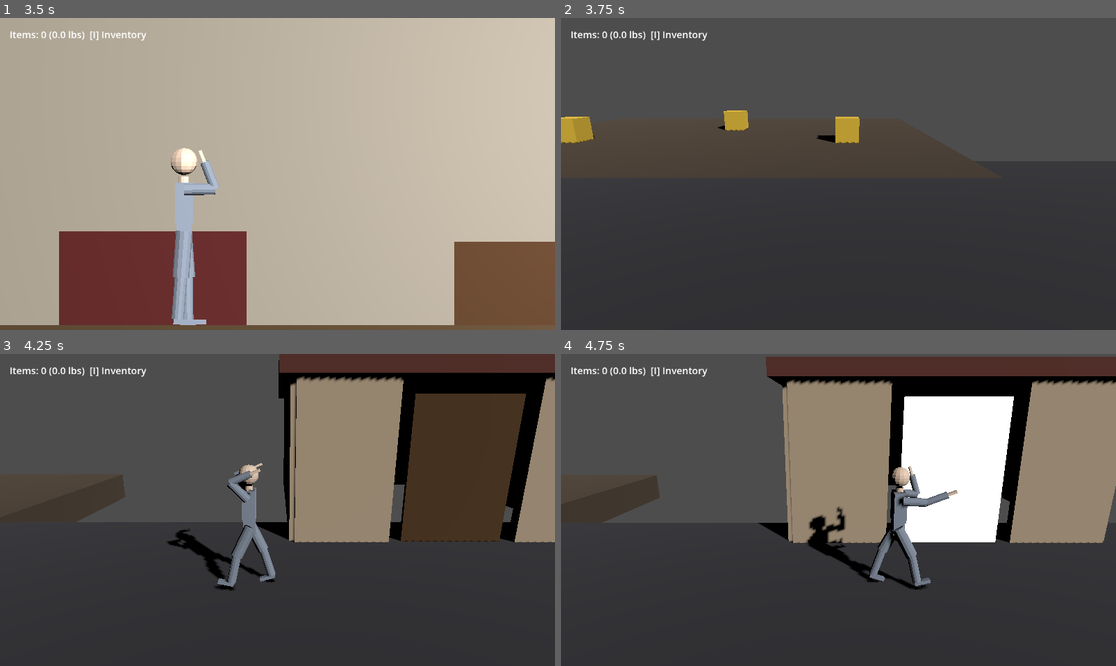
Above: before the commit, frames 1-4 (two rows, left to right).
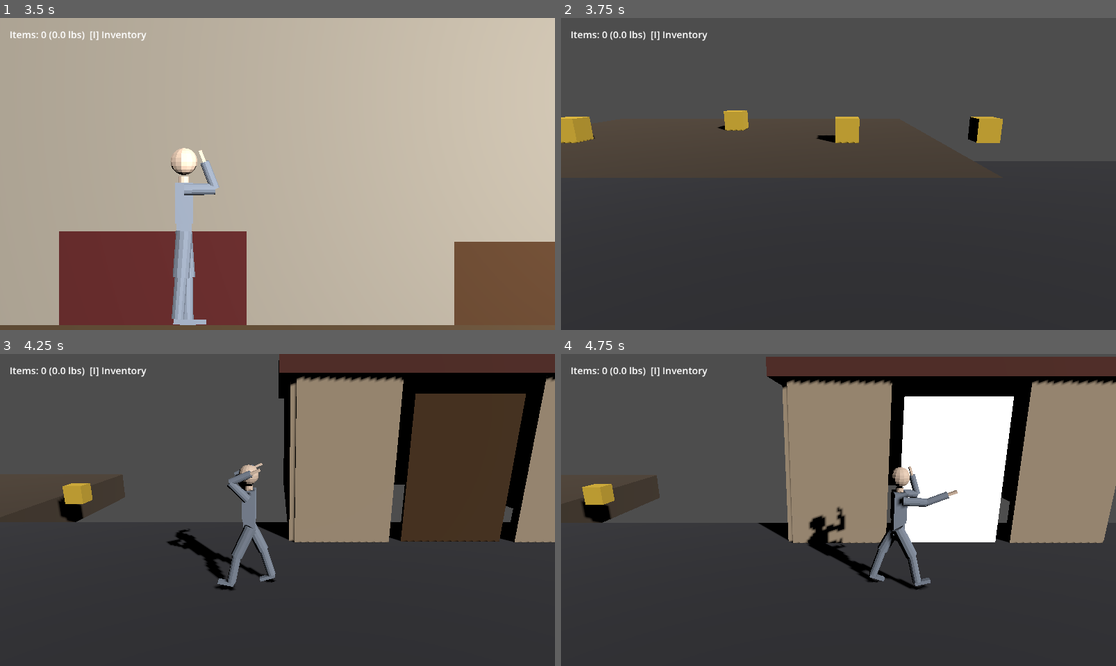
Above: after the commit, the same moments.

Repository: Natkiio/union-city-3d-remake
Game: Godot game, scene res://scenes/house/house_interior.tscn
The game is run twice, just before and just after one commit, with the same random seed, the same clock (stepped at 60 frames per second) and the same inputs. This scene is started directly instead of the project's main scene.
Inputs (mouse positions are in pixels of both pictures, inside the frame that each line leads up to):
- Up to frame 1 (3.5 s): tap Enter at 0.5 s; move the mouse to (249, 236) at 0.52 s; hold D (move_right) 0.53-2.03 s; tap Space (attack) at 0.6, 2.3, 2.85 s; tap 1 (equip_fists, bound only after the commit) at 0.8, 1.35, 3.05 s; move the mouse to (444, 220) at 1.27 s; tap 2 (equip_pistol, bound only after the commit) at 1.55, 2.1 s; move the mouse to (111, 127) at 2.02 s; hold A (move_left) from 2.03 s (still down); move the mouse to (305, 174) at 2.77 s
- Up to frame 2 (3.75 s): keep holding A (move_left); move the mouse to (755, 96) at 3.52 s; tap E (interact) at 3.6 s
- Up to frame 3 (4.25 s): keep holding A (move_left); tap 2 (equip_pistol, bound only after the commit) at 3.8 s
- Up to frame 4 (4.75 s): move the mouse to (960, 494) at 4.27 s; release A (move_left) at 4.28 s; hold D (move_right) from 4.28 s (still down); tap 1 (equip_fists, bound only after the commit) at 4.35 s; tap Space (attack) at 4.55 s

Frame 1 is identical in both runs. In frame 2, 0.5% of the frame differs, in the area x 73-80%, y 31-41%; in frame 3, 0.5%; in frame 4, 0.6%, in the area x 3-10%, y 41-55%.

Commit message:
Add a mouse-aimed pistol: pick it up, equip it, shoot
Implements the top item from the Project Board backlog (ranged
weapon, limited ammo, pulled from inventory).

- New scripts/bullet.gd + scenes/weapons/bullet.tscn: a small Area3D
  that travels in a straight line at a fixed speed/direction set at
  spawn time, damages the first body with take_damage() it touches,
  and self-frees on hit or after a timeout.
- scripts/player.gd: new equipped_weapon state ("fist"/"pistol"),
  switched with equip_fists/equip_pistol (keys 1/2, pistol only
  equippable once Inventory has one). While the pistol is equipped,
  the right arm is held fully extended (forearm bend 0) instead of
  the boxing guard tuck, and its pitch still continuously follows
  aim_pitch every frame via the existing mouse-aim system -- so the
  arm visibly points at the cursor at all times, not just on a punch.
  _fire_pistol() reconstructs the aim direction from the same
  facing_dir/aim_pitch that drives the arm pose (_aim_direction()),
  so the bullet always flies exactly where the arm/cursor is pointing.
  Consumes one "Pistol Ammo" from Inventory per shot; does nothing
  (logs out of ammo) if there isn't one.
- project.godot: equip_fists (key 1) / equip_pistol (key 2) input
  actions.
- scenes/main.tscn: added a "Pistol" loot crate (LootCrate4) next to
  the existing "Pistol Ammo" crate so the weapon is actually
  obtainable in a normal playthrough.

Verified headless end-to-end: picked up Pistol + 5x Pistol Ammo,
equipped the pistol, confirmed the right arm fully extends (hand-
shoulder X delta 0.577 vs the ~0.05 guard-tuck distance) and still
tracks aim pitch; fired at a zombie placed along the computed aim
direction and confirmed the bullet travelled there via real physics
steps and dealt exactly 15 damage (50 -> 35 HP), ammo went 5 -> 4;
switched back to fists afterward and confirmed the guard/forearm
bend pose returned (no longer fully straight). Reran main.tscn and
house_interior.tscn regressions clean, and git diff on main.tscn
showed only the intended crate addition (no editor transform drift).

Diff:
--- a/project.godot
+++ b/project.godot
@@ -56,6 +56,16 @@
 "events": [Object(InputEventKey,"resource_local_to_scene":false,"resource_name":"","device":16,"window_id":0,"alt_press …(189 unchanged characters)…
 ]
 }
+equip_fists={
+"deadzone": 0.5,
+"events": [Object(InputEventKey,"resource_local_to_scene":false,"resource_name":"","device":16,"window_id":0,"alt_pressed":false,"shift_pressed":false,"ctrl_pressed":false,"meta_pressed":false,"pressed":true,"keycode":49,"physical_keycode":0,"key_label":0,"unicode":0,"location":0,"echo":false,"script":null)
+]
+}
+equip_pistol={
+"deadzone": 0.5,
+"events": [Object(InputEventKey,"resource_local_to_scene":false,"resource_name":"","device":16,"window_id":0,"alt_pressed":false,"shift_pressed":false,"ctrl_pressed":false,"meta_pressed":false,"pressed":true,"keycode":50,"physical_keycode":0,"key_label":0,"unicode":0,"location":0,"echo":false,"script":null)
+]
+}
 
 [physics]
 
--- a/scenes/main.tscn
+++ b/scenes/main.tscn
@@ -74,6 +74,11 @@
 item_name = "Pistol Ammo"
 item_weight = 0.3
 
+[node name="LootCrate4" parent="." unique_id=629044189 instance=ExtResource("3")]
+transform = Transform3D(1, 0, 0, 0, 1, 0, 0, 0, 1, 16, 0.25, -5)
+item_name = "Pistol"
+item_weight = 1.5
+
 [node name="HouseExterior" parent="." unique_id=1696498767 instance=ExtResource("6")]
 transform = Transform3D(1, 0, 0, 0, 1, 0, 0, 0, 1, 25, 0, -1.8)
 
--- /dev/null
+++ b/scenes/weapons/bullet.tscn
@@ -0,0 +1,25 @@
+[gd_scene load_steps=4 format=3 uid="uid://d8f3k2bullet"]
+
+[ext_resource type="Script" path="res://scripts/bullet.gd" id="1"]
+
+[sub_resource type="SphereShape3D" id="SphereShape3D_1"]
+radius = 0.08
+
+[sub_resource type="SphereMesh" id="SphereMesh_1"]
+radius = 0.06
+height = 0.12
+
+[sub_resource type="StandardMaterial3D" id="StandardMaterial3D_1"]
+albedo_color = Color(1, 0.85, 0.1, 1)
+emission_enabled = true
+emission = Color(1, 0.7, 0.1, 1)
+
+[node name="Bullet" type="Area3D"]
+script = ExtResource("1")
+
+[node name="CollisionShape3D" type="CollisionShape3D" parent="."]
+shape = SubResource("SphereShape3D_1")
+
+[node name="MeshInstance3D" type="MeshInstance3D" parent="."]
+mesh = SubResource("SphereMesh_1")
+surface_material_override/0 = SubResource("StandardMaterial3D_1")
--- /dev/null
+++ b/scripts/bullet.gd
@@ -0,0 +1,34 @@
+extends Area3D
+## Straight-line pistol bullet. Travels at a fixed velocity along the
+## direction it was fired with (set by the shooter at spawn time, from
+## the same mouse-aim data that drives the arm pose) until it hits
+## something with take_damage(), or times out.
+
+const SPEED: float = 30.0
+const DAMAGE: float = 15.0
+const LIFETIME: float = 1.5
+
+var direction: Vector3 = Vector3.RIGHT
+var _shooter: Node = null
+var _age: float = 0.0
+
+func setup(dir: Vector3, shooter: Node) -> void:
+	direction = dir
+	_shooter = shooter
+
+func _ready() -> void:
+	body_entered.connect(_on_body_entered)
+
+func _physics_process(delta: float) -> void:
+	_age += delta
+	if _age >= LIFETIME:
+		queue_free()
+		return
+	global_position += direction * SPEED * delta
+
+func _on_body_entered(body: Node) -> void:
+	if body == _shooter:
+		return # never hit whoever fired it
+	if body.has_method("take_damage"):
+		body.take_damage(DAMAGE)
+		queue_free()
--- a/scripts/player.gd
+++ b/scripts/player.gd
@@ -23,6 +23,8 @@
 const GUARD_FOREARM_BEND_DEG: float = 110.0
 const PUNCH_DURATION: float = 0.3
 
+const PISTOL_COOLDOWN_TIME: float = 0.3
+
 var health: float = MAX_HEALTH
 var is_dead: bool = false
 var attack_cooldown: float = 0.0
@@ -35,6 +37,11 @@
 var is_punching: bool = false
 var punch_timer: float = 0.0
 var punch_did_hit: bool = false
+
+## "fist" (default boxing guard) or "pistol". Switches with equip_fists
+## / equip_pistol; pistol only equippable once the item is in Inventory.
+var equipped_weapon: String = "fist"
+const BulletScene := preload("res://scenes/weapons/bullet.tscn")
 
 @onready var model: Node3D = $Model
 @onready var attack_area_r: Area3D = $Model/MaleBasic_Armature/Skeleton3D/HandAttachment_R/AttackArea_R
@@ -98,8 +105,18 @@
 			anim_player.play(desired)
 
 	attack_cooldown = max(0.0, attack_cooldown - delta)
+	if Input.is_action_just_pressed("equip_fists"):
+		equipped_weapon = "fist"
+		print("[Player] equipped fists")
+	if Input.is_action_just_pressed("equip_pistol") and Inventory.has_item("Pistol"):
+		equipped_weapon = "pistol"
+		print("[Player] equipped pistol")
+
 	if Input.is_action_just_pressed("attack") and attack_cooldown <= 0.0:
-		_start_punch()
+		if equipped_weapon == "pistol":
+			_fire_pistol()
+		else:
+			_start_punch()
 
 
 func _process(delta: float) -> void:
@@ -128,7 +145,11 @@
 	var right_bend := GUARD_FOREARM_BEND_DEG
 	var left_bend := GUARD_FOREARM_BEND_DEG
 
-	if is_punching and punch_side == "R":
+	if equipped_weapon == "pistol":
+		# Arm held straight out toward the aim point, not tucked into
+		# a guard -- this is what makes it visibly "aim with the gun".
+		right_bend = 0.0
+	elif is_punching and punch_side == "R":
 		right_bend = lerp(GUARD_FOREARM_BEND_DEG, 0.0, extension)
 	elif is_punching and punch_side == "L":
 		left_bend = lerp(GUARD_FOREARM_BEND_DEG, 0.0, extension)
@@ -184,6 +205,30 @@
 	punch_timer = 0.0
 	punch_did_hit = false
 	print("[Player] threw a %s punch" % punch_side)
+
+
+## Direction vector pointing at the current aim target, reconstructed
+## from the same facing_dir/aim_pitch the mouse-aim system already
+## maintains every frame -- so a bullet always flies exactly where the
+## arm is pointing (and where the cursor currently is).
+func _aim_direction() -> Vector3:
+	return Vector3(cos(aim_pitch) * facing_dir, sin(aim_pitch), 0.0).normalized()
+
+
+func _fire_pistol() -> void:
+	if not Inventory.has_item("Pistol Ammo"):
+		print("[Player] out of ammo")
+		return
+	attack_cooldown = PISTOL_COOLDOWN_TIME
+	Inventory.remove_item("Pistol Ammo", 1)
+
+	var bullet := BulletScene.instantiate()
+	get_parent().add_child(bullet)
+	bullet.global_position = attack_area_r.global_position
+	bullet.setup(_aim_direction(), self)
+
+	var ammo_left: int = Inventory.items.get("Pistol Ammo", {}).get("count", 0)
+	print("[Player] fired pistol toward %s, ammo left: %d" % [bullet.direction, ammo_left])
 
 
 func _apply_punch_damage() -> void:
Not shown, added: scripts/bullet.gd.uid
